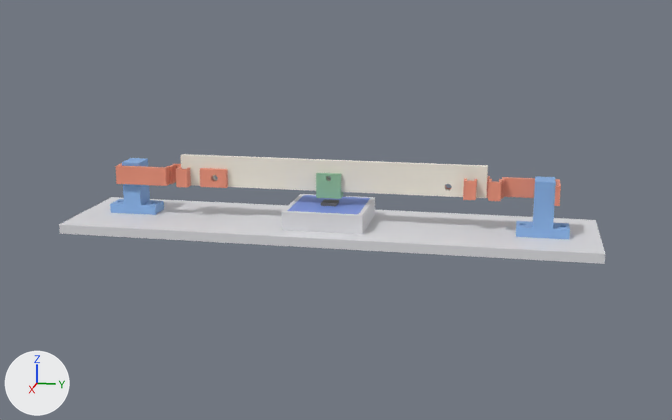
The Blender file Гитара_струна_тест.blend as it was, and as the next commit left it.
The view is the same before and after, from a 50 mm camera at (287.8, 59.6, 79.1) aimed at (0.7, 2.1, 7.4). The axes (+X, +Y, +Z) are drawn at lower left. The lights are the same throughout. The first picture is the older version.

The scene before the commit, as lines of its bpy script (objects in view):
```python
ob_гармошка_север = bpy.data.objects.new('гармошка_север', me_gst_garm_001)
ob_гармошка_север.location = (0.0, -38.0, 13.5)
ob_гармошка_север.rotation_euler = (0.0, 0.0, 3.142)  # degrees (0, 0, 180)
ob_гармошка_юг = bpy.data.objects.new('гармошка_юг', me_gst_garm)
ob_гармошка_юг.location = (0.0, 38.0, 13.5)
ob_плата_as5600 = bpy.data.objects.new('плата_AS5600', me_cube_001)
ob_плата_as5600.location = (0.0, 0.0, 8.2)
ob_плата_as5600.scale = (22.8, 22.8, 1.6)
ob_плита_v2 = bpy.data.objects.new('плита_v2', me_gst_test2_plate_001)
ob_плита_v2.location = (0.0, 0.0, 0.0)
ob_столбик_север = bpy.data.objects.new('столбик_север', me_gst_stolb_001)
ob_столбик_север.location = (-2.2, -67.5, 3.0)
ob_столбик_север.rotation_euler = (0.0, 0.0, 3.142)  # degrees (0, 0, 180)
ob_столбик_юг = bpy.data.objects.new('столбик_юг', me_gst_stolb)
ob_столбик_юг.location = (2.2, 67.5, 3.0)
ob_струна = bpy.data.objects.new('струна', me_gst_struna2)
ob_струна.location = (0.0, -50.0, 13.5)
ob_чип_as5600 = bpy.data.objects.new('чип_AS5600', me_cube_002)
ob_чип_as5600.location = (0.0, 0.0, 9.4)
ob_чип_as5600.scale = (5.0, 5.0, 0.9)
# also in view: 'П_обойма' at (0.0, 0.0, 15.5)
```
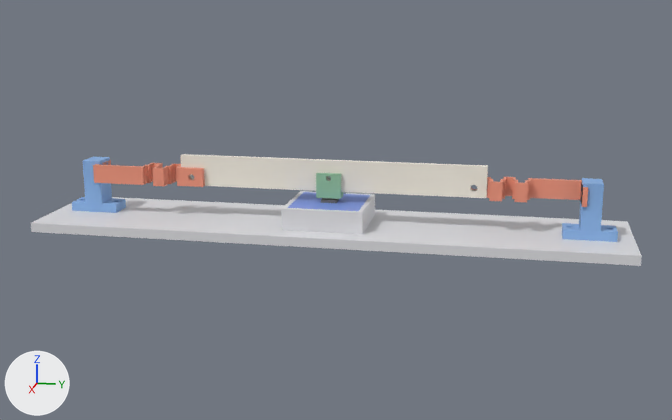
Where the change shows, as pixel boxes [x1, y1, x2, y2] in the pictures (672 x 420 px; the box of a moved part takes in the faces that stretch with it):
'плита_v2', reshaped (12% wider, 7% taller)
    before: [59, 194, 605, 264]
    after: [31, 191, 642, 266]
'столбик_юг', moved
    before: [516, 176, 570, 239]
    after: [562, 178, 618, 242]
'столбик_север', moved
    before: [110, 158, 164, 215]
    after: [72, 157, 126, 213]
'гармошка_север', moved
    before: [115, 163, 228, 188]
    after: [93, 160, 205, 187]
'гармошка_юг', moved
    before: [445, 176, 561, 206]
    after: [471, 177, 588, 207]
'плата_AS5600', moved
    before: [287, 195, 370, 214]
    after: [287, 192, 370, 211]
'чип_AS5600', moved
    before: [321, 200, 339, 206]
    after: [321, 198, 339, 203]
part 1 of me_gst_test2_plate_001, moved or reshaped
    before: [59, 197, 605, 264]
    after: [31, 197, 642, 266]
part 2 of me_gst_test2_plate_001, moved or reshaped
    before: [282, 194, 375, 234]
    after: [282, 191, 375, 234]

The change, as a diff of the scene's bpy script:
```diff
--- a/Гитара_струна_тест.blend.py
+++ b/Гитара_струна_тест.blend.py
@@ me_gst_test2_plate_001 @@
 # used by ob_плита_v2; location = (0.0, 0.0, 0.0)
-me_gst_test2_plate_001.from_pydata(...)  # 1044 vertices, 2084 faces; spans x -20.0..20.0, y -85.0..85.0, z 0.0..9.0
+me_gst_test2_plate_001.from_pydata(...)  # 1044 vertices, 2084 faces; spans x -20.0..20.0, y -95.0..95.0, z 0.0..10.0
+# me_gst_test2_plate_001 part 1: 1016 vertices removed from x -20.0..20.0, y -85.0..85.0, z 0.0..3.0; 1016 vertices added at x -20.0..20.0, y -95.0..95.0, z 0.0..3.0
+# me_gst_test2_plate_001 part 2: 24 vertices removed from x -13.0..13.0, y -13.0..13.0, z 7.0..9.0; 24 vertices added at x -13.0..13.0, y -13.0..13.0, z 8.0..10.0
 me_gst_test2_plate_001.materials.append(mat_t_plate)
@@ ob_столбик_юг @@
 ob_столбик_юг = bpy.data.objects.new('столбик_юг', me_gst_stolb)
-ob_столбик_юг.location = (2.2, 67.5, 3.0)
+ob_столбик_юг.location = (2.2, 81.5, 3.0)
@@ ob_столбик_север @@
 ob_столбик_север = bpy.data.objects.new('столбик_север', me_gst_stolb_001)
-ob_столбик_север.location = (-2.2, -67.5, 3.0)
+ob_столбик_север.location = (-2.2, -81.5, 3.0)
 ob_столбик_север.rotation_euler = (0.0, 0.0, 3.142)  # degrees (0, 0, 180)
@@ ob_гармошка_юг @@
 ob_гармошка_юг = bpy.data.objects.new('гармошка_юг', me_gst_garm)
-ob_гармошка_юг.location = (0.0, 38.0, 13.5)
+ob_гармошка_юг.location = (0.0, 46.0, 13.5)
@@ ob_гармошка_север @@
 ob_гармошка_север = bpy.data.objects.new('гармошка_север', me_gst_garm_001)
-ob_гармошка_север.location = (0.0, -38.0, 13.5)
+ob_гармошка_север.location = (0.0, -46.0, 13.5)
 ob_гармошка_север.rotation_euler = (0.0, 0.0, 3.142)  # degrees (0, 0, 180)
@@ ob_плата_as5600 @@
 ob_плата_as5600 = bpy.data.objects.new('плата_AS5600', me_cube_001)
-ob_плата_as5600.location = (0.0, 0.0, 8.2)
+ob_плата_as5600.location = (0.0, 0.0, 9.2)
 ob_плата_as5600.scale = (22.8, 22.8, 1.6)
@@ ob_чип_as5600 @@
 ob_чип_as5600 = bpy.data.objects.new('чип_AS5600', me_cube_002)
-ob_чип_as5600.location = (0.0, 0.0, 9.4)
+ob_чип_as5600.location = (0.0, 0.0, 10.4)
 ob_чип_as5600.scale = (5.0, 5.0, 0.9)
```
